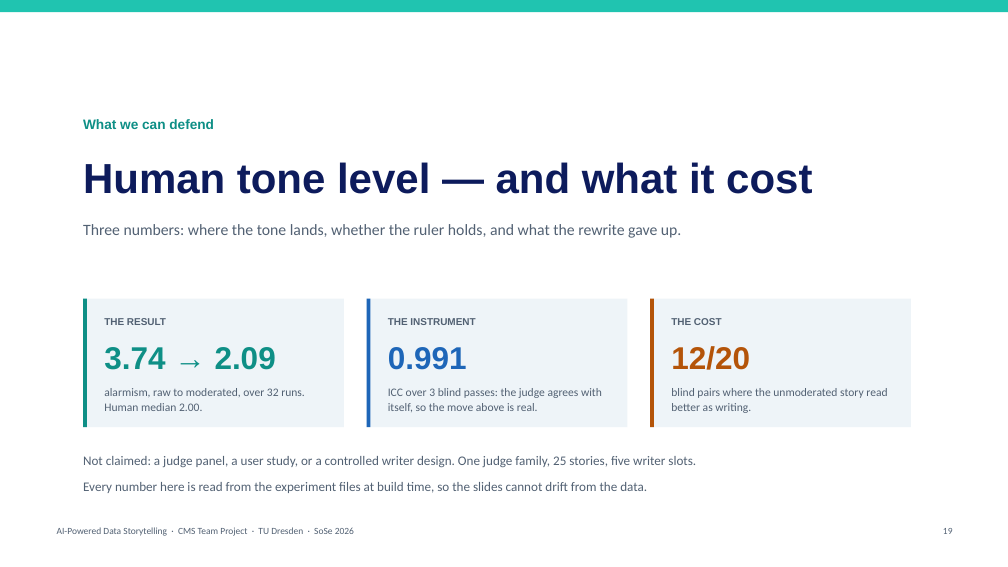
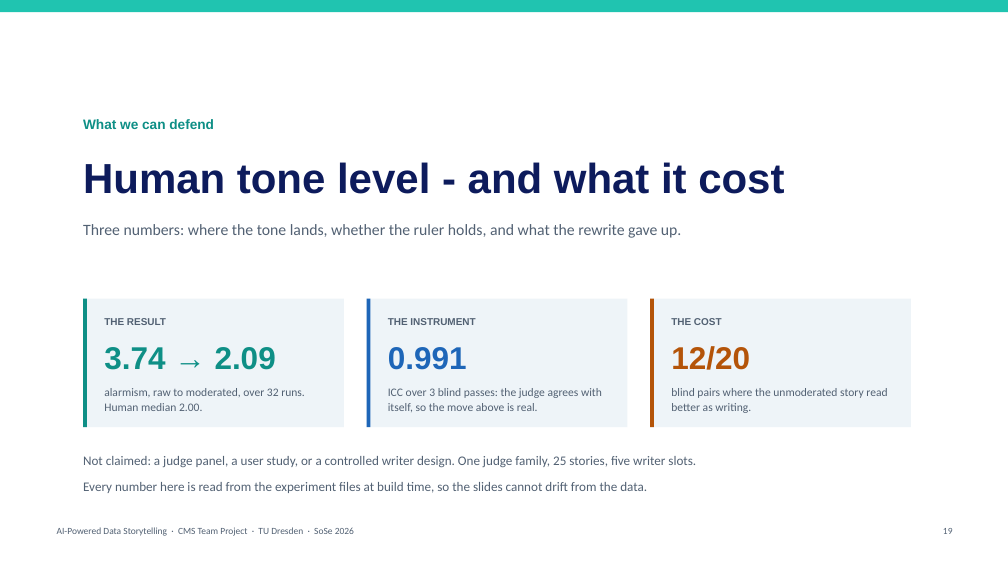
Before and after one commit to memoelsamadony/ai-powered-data-storytelling, a slide deck: slide 19 of presentation/AI-Storytelling-Final-Talk.pptx. Drawn at 1008x567 pixels with LibreOffice and Linux fonts; fonts in the diff are those of the drawing. Boxes give left, top, right and bottom in pixels: in the first picture for what was removed or moved away, otherwise in the second. Text is boxed around its words. In the diff, an @@ line names an element or a change of style, - is before the commit and + after.

```diff
--- a/presentation/AI-Storytelling-Final-Talk.pptx
+++ b/presentation/AI-Storytelling-Final-Talk.pptx
@@ text at (x1=83, y1=162, x2=784, y2=194): text changed @@
-Human tone level — and what it cost
+Human tone level - and what it cost
```
Also in this commit, not shown: 10 other slides changed, 24 other files.
